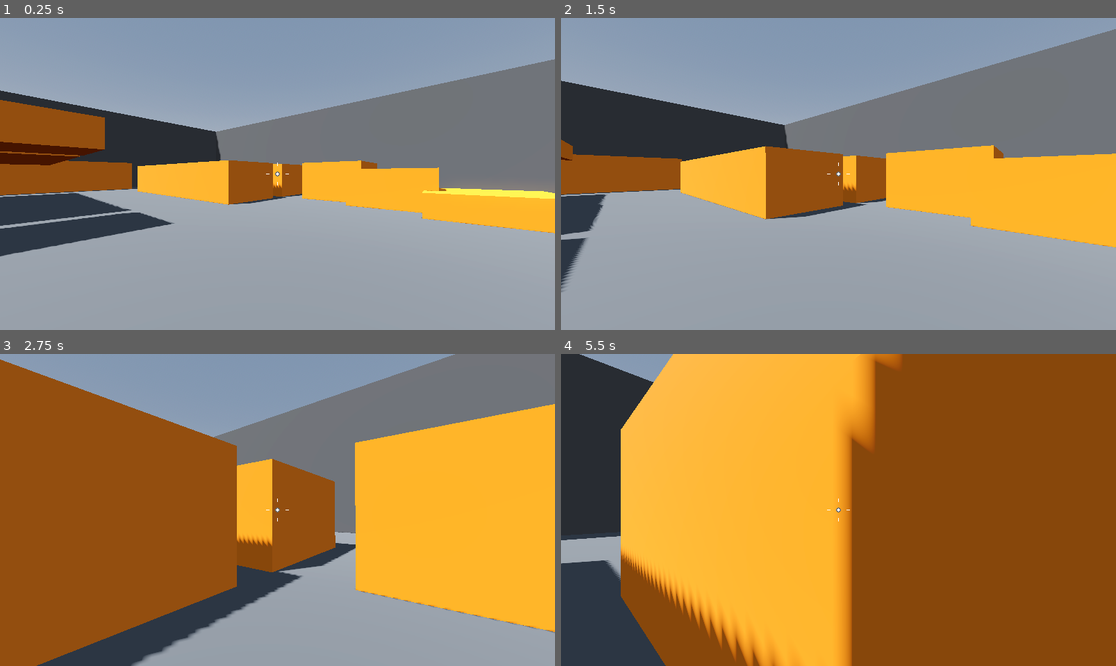
Above: before the commit, frames 1-4 (two rows, left to right).
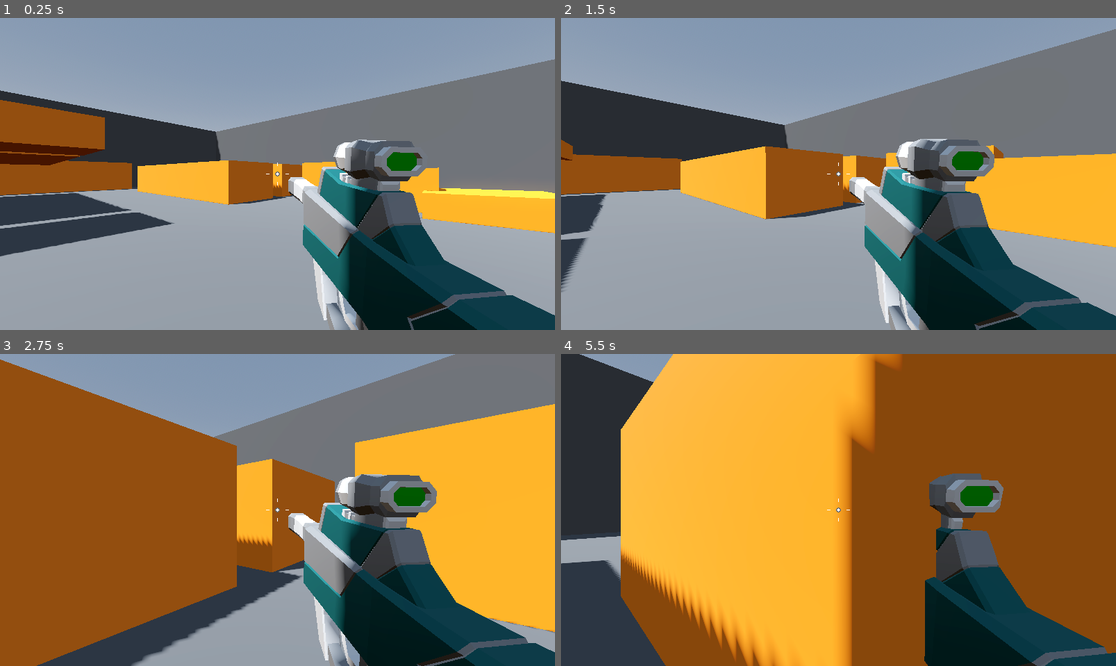
Above: after the commit, the same moments.

Repository: JorgeVelascoGames/FPS-template
Game: Godot game, scene res://Levels/Sandbox.tscn
Same seed, same stepped clock (60 frames per second), same inputs: the game is played once before the commit and once after it.
Inputs (mouse positions are in pixels of both pictures, inside the frame that each line leads up to):
- Up to frame 1 (0.25 s): no input
- Up to frame 2 (1.5 s): move the mouse to (866, 174) at 0.52 s; press the mouse at (866, 174) at 0.53 s; hold W (move_forward) from 0.53 s (still down); tap Space (jump) at 0.77 s; move the mouse to (810, 174) at 1.27 s; release the mouse at (810, 174) at 1.28 s; click (810, 174) at 1.35 s
- Up to frame 3 (2.75 s): keep holding W (move_forward); tap Space (jump) at 1.52 s; move the mouse to (288, 503) at 2.02 s; press the mouse at (288, 503) at 2.03 s
- Up to frame 4 (5.5 s): keep holding W (move_forward); move the mouse to (832, 516) at 2.77 s; release the mouse at (832, 516) at 2.78 s; click (832, 516) at 2.85 s; tap Space (jump) at 3.02, 3.77, 4.52 s; move the mouse to (877, 513) at 3.52 s; press the mouse at (877, 513) at 3.53 s; move the mouse to (794, 506) at 4.27 s; release the mouse at (794, 506) at 4.28 s; click (794, 506) at 4.35 s; move the mouse to (844, 510) at 5.02 s; press the mouse at (844, 510) at 5.03 s

The runs differ from the first frame. In frame 1, 14% of the frame differs, in the area x 51-100%, y 38-100%; in frame 2, 15%; in frame 3, 15%; in frame 4, 10%.

Commit message:
-Added new basic waepon system -Added new health component -Cleaning of some of the code

Diff:
--- a/Enemy/enemy.gd
+++ b/Enemy/enemy.gd
@@ -2,6 +2,7 @@
 extends CharacterBody3D
 
 @onready var navigation_agent_3d: NavigationAgent3D = $NavigationAgent3D
+@onready var animation_player: AnimationPlayer = $AnimationPlayer
 
 @export var speed = 5.0
 const JUMP_VELOCITY = 4.5
@@ -35,7 +36,7 @@
 		provoke = true
 
 	if provoke and distance < attack_range:
-		print("Enemy attack!")
+		animation_player.play("Attack")
 
 	var next_position = navigation_agent_3d.get_next_path_position()
 	var direction = global_position.direction_to(next_position)
@@ -60,3 +61,16 @@
 	adjusted_direction.y = 0
 
 	look_at(global_position + adjusted_direction, Vector3.UP, true)
+
+
+func attack() -> void:
+	player.health.damage(10)
+	print("Enemy Attack!");
+
+
+func _on_health_health_minimun_reached() -> void:
+	queue_free()
+
+
+func _on_health_taken_damage(dmg: int) -> void:
+	provoke = true
--- a/Enemy/enemy.tscn
+++ b/Enemy/enemy.tscn
@@ -1,6 +1,7 @@
-[gd_scene load_steps=6 format=3 uid="uid://38j6r38bon4a"]
+[gd_scene load_steps=10 format=3 uid="uid://38j6r38bon4a"]
 
 [ext_resource type="Script" path="res://Enemy/enemy.gd" id="1_kexvc"]
+[ext_resource type="PackedScene" uid="uid://w0ax75odo1ha" path="res://components/health.tscn" id="2_6a5fl"]
 
 [sub_resource type="CapsuleMesh" id="CapsuleMesh_o6m7p"]
 
@@ -11,6 +12,105 @@
 
 [sub_resource type="StandardMaterial3D" id="StandardMaterial3D_a6w1d"]
 albedo_color = Color(1, 0.321569, 0.278431, 1)
+
+[sub_resource type="Animation" id="Animation_5ckoh"]
+resource_name = "Attack"
+length = 0.5
+tracks/0/type = "value"
+tracks/0/imported = false
+tracks/0/enabled = true
+tracks/0/path = NodePath("Visor:position")
+tracks/0/interp = 1
+tracks/0/loop_wrap = true
+tracks/0/keys = {
+"times": PackedFloat32Array(0, 0.2, 0.5),
+"transitions": PackedFloat32Array(-2, -2, -2),
+"update": 0,
+"values": [Vector3(0, 0.5, 0.5), Vector3(0, 0.5, 0.6), Vector3(0, 0.5, 0.5)]
+}
+tracks/1/type = "value"
+tracks/1/imported = false
+tracks/1/enabled = true
+tracks/1/path = NodePath("Visor:scale")
+tracks/1/interp = 1
+tracks/1/loop_wrap = true
+tracks/1/keys = {
+"times": PackedFloat32Array(0, 0.2, 0.5),
+"transitions": PackedFloat32Array(-2, -2, -2),
+"update": 0,
+"values": [Vector3(1, 1, 1), Vector3(1.5, 1.5, 1.5), Vector3(1, 1, 1)]
+}
+tracks/2/type = "value"
+tracks/2/imported = false
+tracks/2/enabled = true
+tracks/2/path = NodePath("Visor:surface_material_override/0:albedo_color")
+tracks/2/interp = 1
+tracks/2/loop_wrap = true
+tracks/2/keys = {
+"times": PackedFloat32Array(0, 0.2, 0.5),
+"transitions": PackedFloat32Array(-2, -2, -2),
+"update": 0,
+"values": [Color(1, 0.321569, 0.278431, 1), Color(1, 1, 1, 1), Color(1, 0.321569, 0.278431, 1)]
+}
+tracks/3/type = "method"
+tracks/3/imported = false
+tracks/3/enabled = true
+tracks/3/path = NodePath(".")
+tracks/3/interp = 1
+tracks/3/loop_wrap = true
+tracks/3/keys = {
+"times": PackedFloat32Array(0.2),
+"transitions": PackedFloat32Array(1),
+"values": [{
+"args": [],
+"method": &"attack"
+}]
+}
+
+[sub_resource type="Animation" id="Animation_pbamj"]
+length = 0.001
+tracks/0/type = "value"
+tracks/0/imported = false
+tracks/0/enabled = true
+tracks/0/path = NodePath("Visor:position")
+tracks/0/interp = 1
+tracks/0/loop_wrap = true
+tracks/0/keys = {
+"times": PackedFloat32Array(0),
+"transitions": PackedFloat32Array(1),
+"update": 0,
+"values": [Vector3(0, 0.5, 0.5)]
+}
+tracks/1/type = "value"
+tracks/1/imported = false
+tracks/1/enabled = true
+tracks/1/path = NodePath("Visor:scale")
+tracks/1/interp = 1
+tracks/1/loop_wrap = true
+tracks/1/keys = {
+"times": PackedFloat32Array(0),
+"transitions": PackedFloat32Array(1),
+"update": 0,
+"values": [Vector3(1, 1, 1)]
+}
+tracks/2/type = "value"
+tracks/2/imported = false
+tracks/2/enabled = true
+tracks/2/path = NodePath("Visor:surface_material_override/0:albedo_color")
+tracks/2/interp = 1
+tracks/2/loop_wrap = true
+tracks/2/keys = {
+"times": PackedFloat32Array(0),
+"transitions": PackedFloat32Array(1),
+"update": 0,
+"values": [Color(1, 0.321569, 0.278431, 1)]
+}
+
+[sub_resource type="AnimationLibrary" id="AnimationLibrary_ak0y0"]
+_data = {
+"Attack": SubResource("Animation_5ckoh"),
+"RESET": SubResource("Animation_pbamj")
+}
 
 [node name="Enemy" type="CharacterBody3D"]
 script = ExtResource("1_kexvc")
@@ -29,3 +129,14 @@
 transform = Transform3D(1, 0, 0, 0, 1, 0, 0, 0, 1, 0, 0.5, 0.5)
 mesh = SubResource("BoxMesh_dssjv")
 surface_material_override/0 = SubResource("StandardMaterial3D_a6w1d")
+
+[node name="AnimationPlayer" type="AnimationPlayer" parent="."]
+libraries = {
+"": SubResource("AnimationLibrary_ak0y0")
+}
+
+[node name="Health" parent="." instance=ExtResource("2_6a5fl")]
+max_health = 200
+
+[connection signal="health_minimun_reached" from="Health" to="." method="_on_health_health_minimun_reached"]
+[connection signal="taken_damage" from="Health" to="." method="_on_health_taken_damage"]
--- a/Player/player.gd
+++ b/Player/player.gd
@@ -15,6 +15,7 @@
 
 #Components
 @onready var camera_pivot = $CameraPivot
+@onready var health: Health = $Health
 
 
 func _ready():
--- a/Player/player.tscn
+++ b/Player/player.tscn
@@ -1,8 +1,10 @@
-[gd_scene load_steps=6 format=3 uid="uid://m6pypgl566n1"]
+[gd_scene load_steps=8 format=3 uid="uid://m6pypgl566n1"]
 
 [ext_resource type="Script" path="res://Player/player.gd" id="1_ref5g"]
 [ext_resource type="Script" path="res://Player/smooth_camera.gd" id="2_cywkd"]
 [ext_resource type="Script" path="res://Player/crosshair.gd" id="3_282xj"]
+[ext_resource type="PackedScene" uid="uid://djc7a37f3h0ne" path="res://weapons/smg_weapon.tscn" id="3_akwn2"]
+[ext_resource type="PackedScene" uid="uid://w0ax75odo1ha" path="res://components/health.tscn" id="5_acel2"]
 
 [sub_resource type="CapsuleMesh" id="CapsuleMesh_fyred"]
 
@@ -25,6 +27,8 @@
 script = ExtResource("2_cywkd")
 speed = 20.0
 
+[node name="SMGWeapon" parent="CameraPivot/Camera3D" instance=ExtResource("3_akwn2")]
+
 [node name="CenterContainer" type="CenterContainer" parent="."]
 anchors_preset = 15
 anchor_right = 1.0
@@ -35,3 +39,5 @@
 [node name="Control" type="Control" parent="CenterContainer"]
 layout_mode = 2
 script = ExtResource("3_282xj")
+
+[node name="Health" parent="." instance=ExtResource("5_acel2")]
--- /dev/null
+++ b/components/health.gd
@@ -0,0 +1,21 @@
+class_name Health
+extends Node
+
+@export var max_health : int = 100
+
+@onready var current_health : int = max_health
+
+signal taken_damage(dmg: int)
+signal health_minimun_reached
+
+
+func damage(dmg: int) -> void:
+	current_health -= dmg
+	taken_damage.emit(dmg)
+	if current_health <= 0:
+		current_health = 0
+		die()
+	print(current_health)
+
+func die() -> void:
+	health_minimun_reached.emit()
--- /dev/null
+++ b/components/health.tscn
@@ -0,0 +1,6 @@
+[gd_scene load_steps=2 format=3 uid="uid://w0ax75odo1ha"]
+
+[ext_resource type="Script" path="res://components/health.gd" id="1_82i50"]
+
+[node name="Health" type="Node"]
+script = ExtResource("1_82i50")
--- a/project.godot
+++ b/project.godot
@@ -42,3 +42,8 @@
 "events": [Object(InputEventKey,"resource_local_to_scene":false,"resource_name":"","device":-1,"window_id":0,"alt_pressed":false,"shift_pressed":false,"ctrl_pressed":false,"meta_pressed":false,"pressed":false,"keycode":0,"physical_keycode":32,"key_label":0,"unicode":32,"echo":false,"script":null)
 ]
 }
+fire={
+"deadzone": 0.5,
+"events": [Object(InputEventMouseButton,"resource_local_to_scene":false,"resource_name":"","device":-1,"window_id":0,"alt_pressed":false,"shift_pressed":false,"ctrl_pressed":false,"meta_pressed":false,"button_mask":1,"position":Vector2(77, 12),"global_position":Vector2(81, 53),"factor":1.0,"button_index":1,"canceled":false,"pressed":true,"double_click":false,"script":null)
+]
+}
--- /dev/null
+++ b/weapons/hitscan_weapon.gd
@@ -0,0 +1,30 @@
+class_name Hitscan
+extends Node3D
+
+@export var weapon_damage: int = 10
+@export var fire_rate :float = 14.0
+@export var recoil :float = 0.05
+@export var weapon_mesh : Node3D
+
+@onready var cooldown_timer: Timer = $CooldownTimer
+@onready var weapon_mesh_init_position : Vector3 = weapon_mesh.position
+@onready var ray_cast_3d: RayCast3D = $RayCast3D
+
+
+# Called every frame. 'delta' is the elapsed time since the previous frame.
+func _process(delta: float) -> void:
+	if Input.is_action_pressed("fire"):
+		if cooldown_timer.is_stopped():
+			shoot()
+
+	weapon_mesh.position = weapon_mesh.position.lerp(weapon_mesh_init_position, delta * 10.0)
+
+
+func shoot() -> void:
+	weapon_mesh.position.z += recoil
+	cooldown_timer.start(1.0/ fire_rate)
+
+	var collider = ray_cast_3d.get_collider()
+	for child in collider.get_children():
+		if child is Health:
+			child.damage(weapon_damage)
--- /dev/null
+++ b/weapons/hitscan_weapon.tscn
@@ -0,0 +1,12 @@
+[gd_scene load_steps=2 format=3 uid="uid://db8mi152yn4gx"]
+
+[ext_resource type="Script" path="res://weapons/hitscan_weapon.gd" id="1_oanxc"]
+
+[node name="HitscanWeapon" type="Node3D"]
+script = ExtResource("1_oanxc")
+
+[node name="CooldownTimer" type="Timer" parent="."]
+one_shot = true
+
+[node name="RayCast3D" type="RayCast3D" parent="."]
+target_position = Vector3(0, 0, -100)
--- /dev/null
+++ b/weapons/smg_weapon.tscn
@@ -0,0 +1,10 @@
+[gd_scene load_steps=3 format=3 uid="uid://djc7a37f3h0ne"]
+
+[ext_resource type="PackedScene" uid="uid://db8mi152yn4gx" path="res://weapons/hitscan_weapon.tscn" id="1_gcfl4"]
+[ext_resource type="PackedScene" uid="uid://c7pdmnd346ave" path="res://weapons/SMG.glb" id="2_mpivm"]
+
+[node name="SMGWeapon" node_paths=PackedStringArray("weapon_mesh") instance=ExtResource("1_gcfl4")]
+weapon_mesh = NodePath("SMG")
+
+[node name="SMG" parent="." index="1" instance=ExtResource("2_mpivm")]
+transform = Transform3D(0.992546, 0.0127388, 0.121202, 0, 0.994522, -0.104528, -0.121869, 0.103749, 0.987109, 0.27, -0.245, -0.415)
Binary file added: weapons/SMG.glb
Not shown, added: weapons/SMG.glb.import
Binary file added: weapons/SMG_Palette-Colour.png
Not shown, added: weapons/SMG_Palette-Colour.png.import
